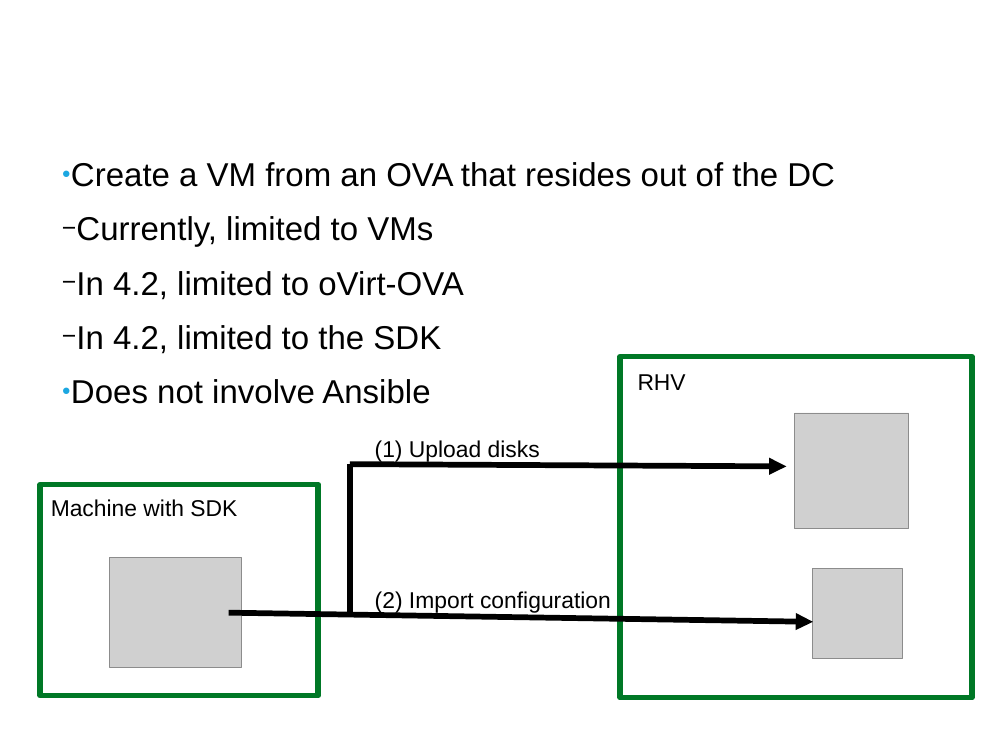
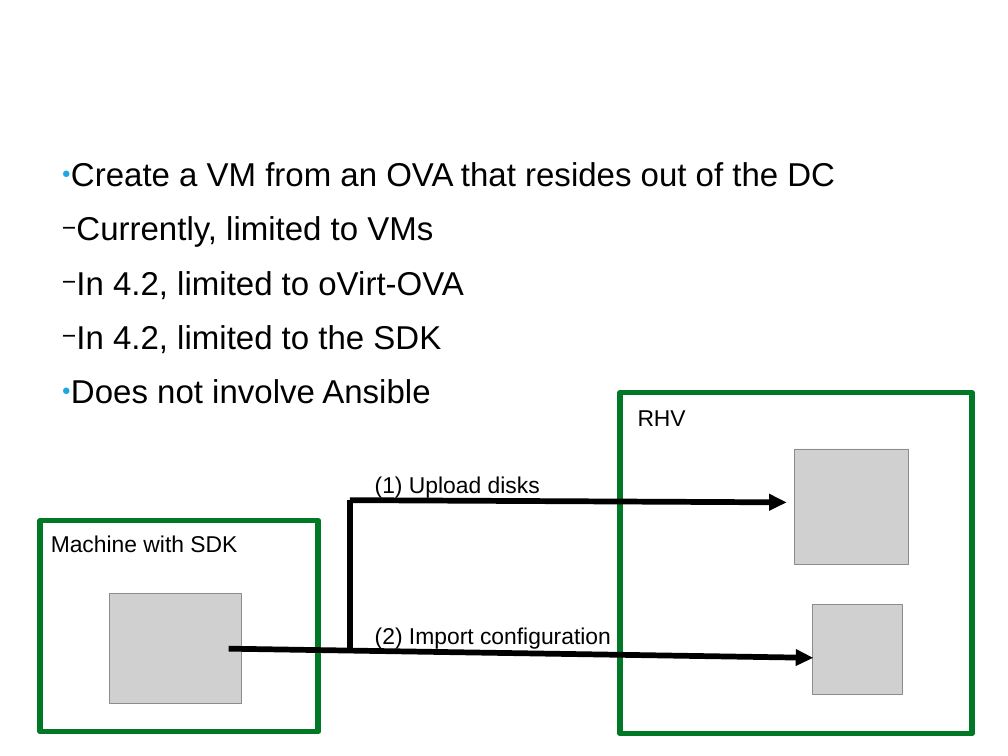
Before and after one commit to ahadas/ahadas.github.io, a slide deck: slide 15 of slides/ova.odp. Drawn at 1008x756 pixels with LibreOffice and Linux fonts; fonts in the diff are those of the drawing; grey boxes stand for pictures; background and template pictures are left out. Boxes give left, top, right and bottom in pixels: in the first picture for what was removed or moved away, otherwise in the second. Text is boxed around its words. In the diff, an @@ line names an element or a change of style, - is before the commit and + after.

```diff
--- a/slides/ova.odp
+++ b/slides/ova.odp
@@ 4 texts, 3 pictures, 2 rectangles, 2 arrows, 1 line: place and size @@
-4 texts, 3 pictures, 2 rectangles, 2 arrows, 1 line at (40, 357, 972, 698)
+4 texts, 3 pictures, 2 rectangles, 2 arrows, 1 line at (40, 392, 972, 734)
```
Also in this commit, not shown: 1 other slide changed, 1 other file.
